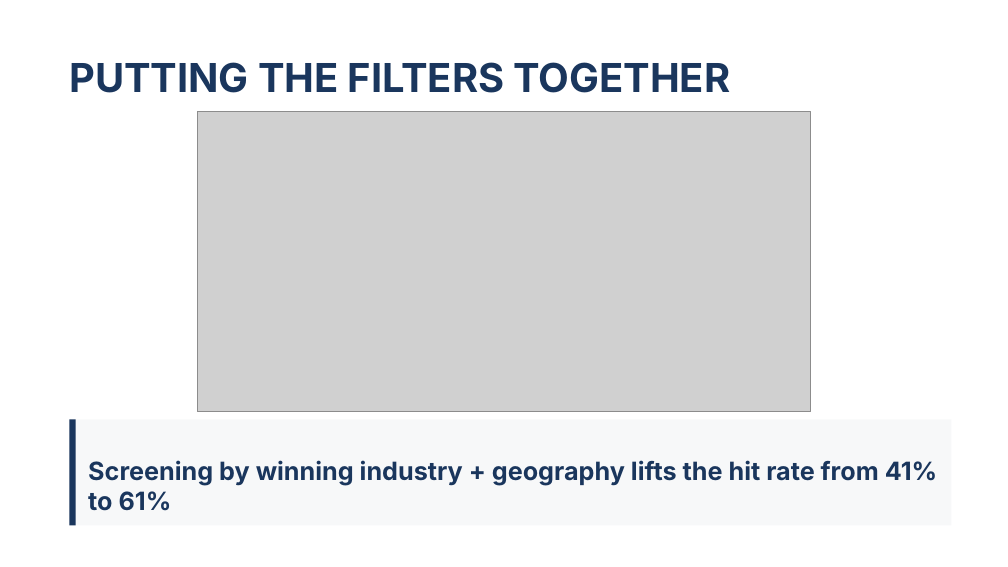
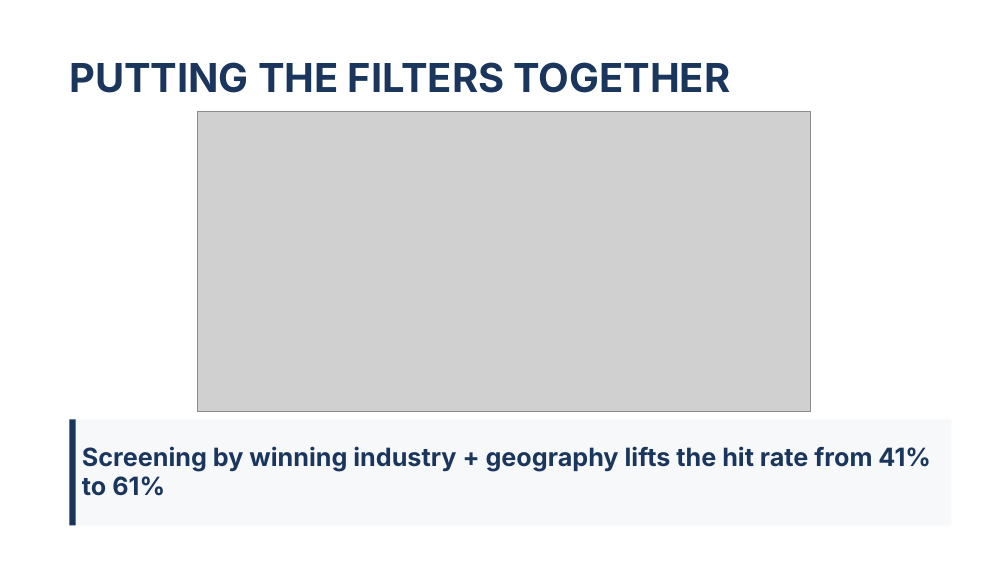
Before and after one commit to Meqdad-25/EDA_Project, a slide deck: slide 10 of presentation/Which Startups Raise Again.pptx. Drawn at 1008x567 pixels with LibreOffice and Linux fonts; fonts in the diff are those of the drawing; grey boxes stand for pictures; background and template pictures are left out. Boxes give left, top, right and bottom in pixels: in the first picture for what was removed or moved away, otherwise in the second. Text is boxed around its words. In the diff, an @@ line names an element or a change of style, - is before the commit and + after.

```diff
--- a/presentation/Which Startups Raise Again.pptx
+++ b/presentation/Which Startups Raise Again.pptx
@@ text "Screening by winning industry + ...": place and size @@
-text "Screening by winning industry + ..." at (88,460,938,511)
+text "Screening by winning industry + ..." at (82,446,931,496)
```
Also in this commit, not shown: 6 other slides changed.
